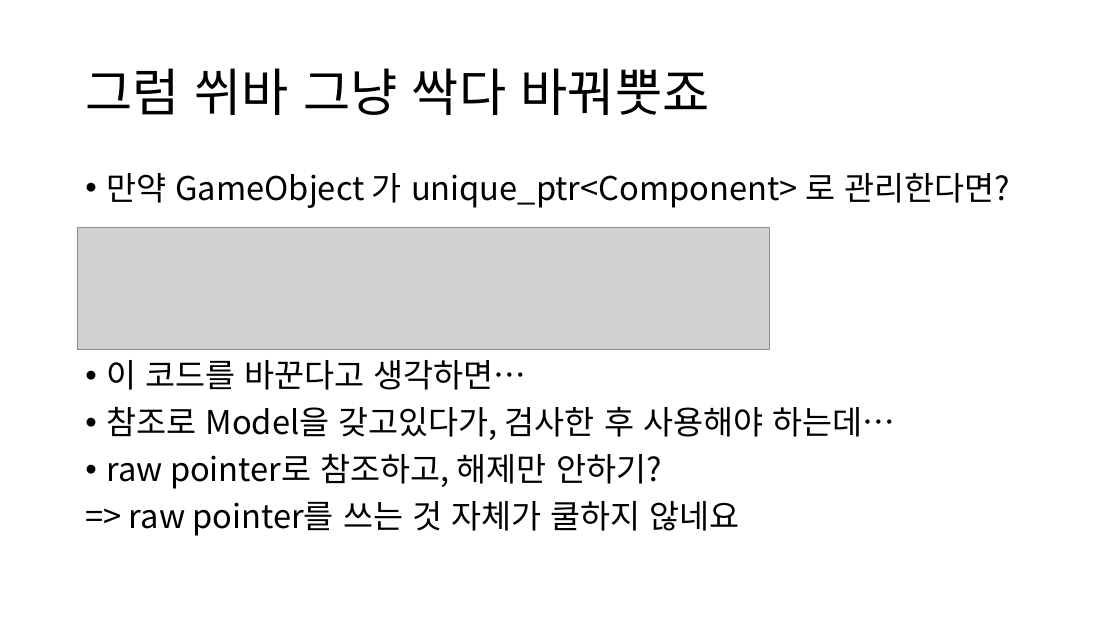
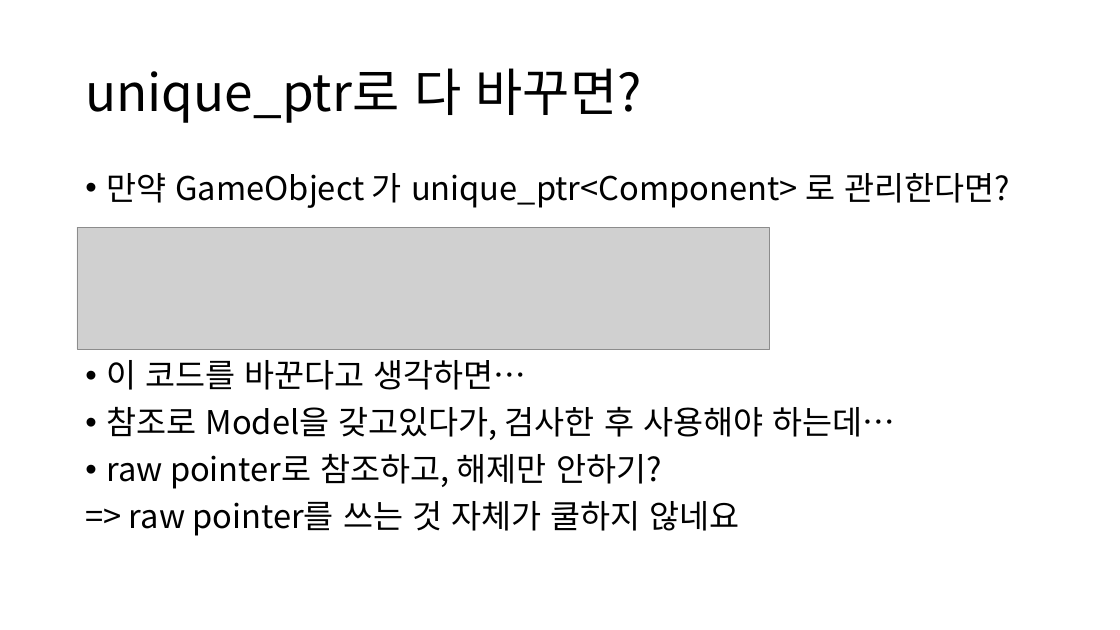
Before and after one commit to kimgaejin/CodeReview, a slide deck: slide 6 of #presentations/004_kimgaejin_smartPointer.pptx. Drawn at 1120x630 pixels with LibreOffice and Linux fonts; fonts in the diff are those of the drawing; grey boxes stand for pictures. Boxes give left, top, right and bottom in pixels: in the first picture for what was removed or moved away, otherwise in the second. Text is boxed around its words. In the diff, an @@ line names an element or a change of style, - is before the commit and + after.

```diff
--- a/#presentations/004_kimgaejin_smartPointer.pptx
+++ b/#presentations/004_kimgaejin_smartPointer.pptx
@@ title at (x1=85, y1=68, x2=642, y2=123): text changed @@
-그럼 쒸바 그냥 싹다 바꿔뿟죠
+unique_ptr로 다 바꾸면?
```
Also in this commit, not shown: 1 other slide changed, 1 slide added, 1 slide removed.
